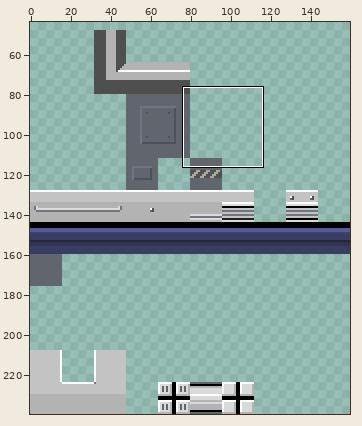
One commit to this sprite sheet: assets/spritesheets/interior-1x1-1.png. Above, an overview of the earlier version with the close-up marked.
Close-up. First the earlier version:
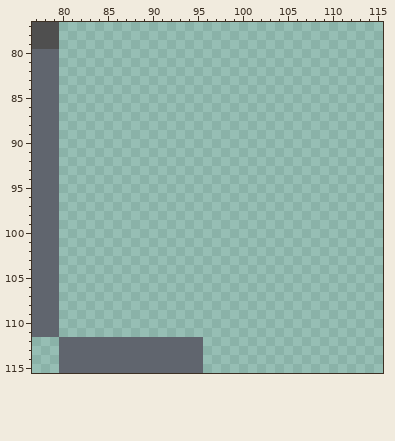
The file is 160x240 pixels. Shown: x 77..115, y 77..115. The wide view leaves out empty margins. The commit also changed other parts of the picture, which this record leaves out.
Once edited:
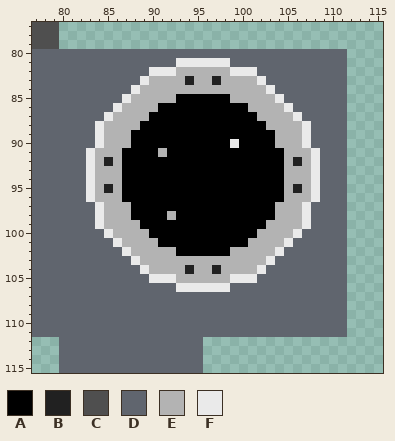
Palette (. is transparent): A #000000  B #212121  C #4f4f4f  D #60656e  E #b3b3b3  F #eaeaea
Diff:
Colour A now appears in row 85 at x 93 to 98; in row 86 at x 91 to 100; in row 87 at x 90 to 101; in row 88 at x 89 to 102; in row 89 at x 88 to 103; in row 90 at x 88 to 98 and 100 to 103.
Colour A now appears in row 91 at x 87 to 90 and 92 to 104; in rows 92 to 96 at x 87 to 104; in row 97 at x 88 to 103; in row 98 at x 88 to 91 and 93 to 103; in row 99 at x 89 to 102; in row 100 at x 90 to 101.
Colour A now appears in row 101 at x 91 to 100; in row 102 at x 93 to 98.
Colour B now appears in row 83 at x 94 and 97; in row 92 at x 85 and 106; in row 95 at x 85 and 106; in row 104 at x 94 and 97.
Colour D now appears in row 80 at x 80 to 111; in row 81 at x 80 to 92 and 99 to 111; in row 82 at x 80 to 89 and 102 to 111; in row 83 at x 80 to 88 and 103 to 111; in row 84 at x 80 to 87 and 104 to 111; in row 85 at x 80 to 86 and 105 to 111.
Colour D now appears in row 86 at x 80 to 85 and 106 to 111; in row 87 at x 80 to 84 and 107 to 111; in rows 88 to 90 at x 80 to 83 and 108 to 111; in rows 91 to 96 at x 80 to 82 and 109 to 111; in rows 97 to 99 at x 80 to 83 and 108 to 111; in row 100 at x 80 to 84 and 107 to 111.
Colour D now appears in row 101 at x 80 to 85 and 106 to 111; in row 102 at x 80 to 86 and 105 to 111; in row 103 at x 80 to 87 and 104 to 111; in row 104 at x 80 to 88 and 103 to 111; in row 105 at x 80 to 89 and 102 to 111; in row 106 at x 80 to 92 and 99 to 111.
Colour D now appears in rows 107 to 111 at x 80 to 111.
Colour E now appears in row 82 at x 93 to 98; in row 83 at x 90 to 93, 95 to 96 and 98 to 101; in row 84 at x 89 to 102; in row 85 at x 88 to 92 and 99 to 103; in row 86 at x 87 to 90 and 101 to 104; in row 87 at x 86 to 89 and 102 to 105.
Colour E now appears in row 88 at x 85 to 88 and 103 to 106; in rows 89 to 90 at x 85 to 87 and 104 to 106; in row 91 at x 84 to 86, 91 and 105 to 107; in row 92 at x 84, 86, 105 and 107; in rows 93 to 94 at x 84 to 86 and 105 to 107; in row 95 at x 84, 86, 105 and 107.
Colour E now appears in row 96 at x 84 to 86 and 105 to 107; in row 97 at x 85 to 87 and 104 to 106; in row 98 at x 85 to 87, 92 and 104 to 106; in row 99 at x 85 to 88 and 103 to 106; in row 100 at x 86 to 89 and 102 to 105; in row 101 at x 87 to 90 and 101 to 104.
Colour E now appears in row 102 at x 88 to 92 and 99 to 103; in row 103 at x 89 to 102; in row 104 at x 90 to 93, 95 to 96 and 98 to 101; in row 105 at x 93 to 98.
Colour F now appears in row 81 at x 93 to 98; in row 82 at x 90 to 92 and 99 to 101; in row 83 at x 89 and 102; in row 84 at x 88 and 103; in row 85 at x 87 and 104; in row 86 at x 86 and 105.
Colour F now appears in row 87 at x 85 and 106; in rows 88 to 89 at x 84 and 107; in row 90 at x 84, 99 and 107; in rows 91 to 96 at x 83 and 108; in rows 97 to 99 at x 84 and 107; in row 100 at x 85 and 106.
Colour F now appears in row 101 at x 86 and 105; in row 102 at x 87 and 104; in row 103 at x 88 and 103; in row 104 at x 89 and 102; in row 105 at x 90 to 92 and 99 to 101; in row 106 at x 93 to 98.
Changed places in both close-ups, as pixel boxes (x1, y1, x2, y2):
added: (59, 49, 347, 337)
